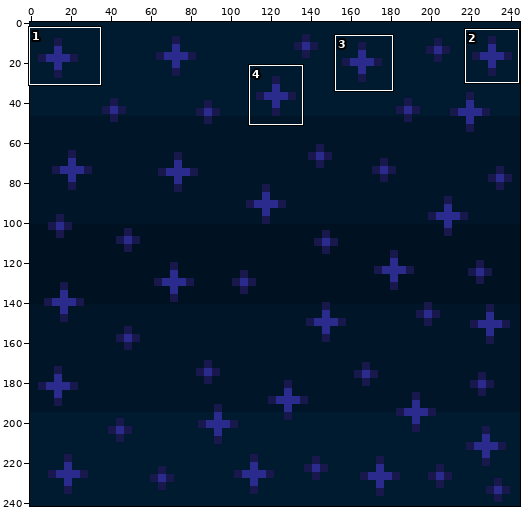
Edited in one commit: pixel-art file (images/site/website-backgroundoverlay.aseprite). The first picture is a wide view before the edit; the outline marks the close-up.
Close-up. First the earlier version:
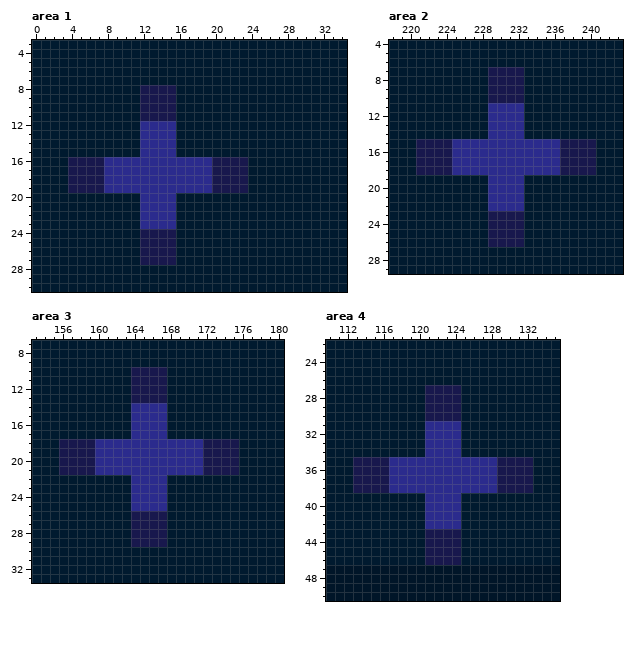
245x242 pixels, 1 frame. Colours within 5 levels of each other are drawn and written as one. Shown: area 1: x 0..34, y 3..30; area 2: x 218..243, y 4..29; area 3: x 153..180, y 7..33; area 4: x 110..135, y 22..50. The commit also changed other parts of the picture, which this record leaves out.
The result:
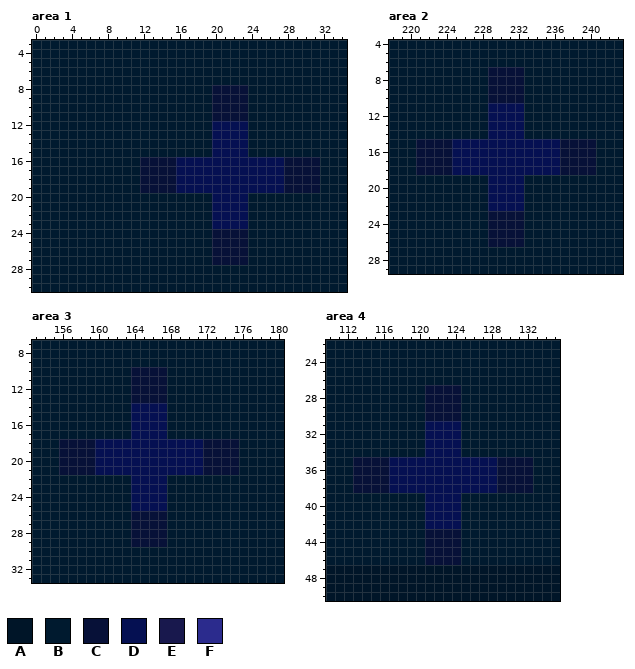
Palette (. is transparent): A #001528  B #001a2f  C #071138  D #051052  E #18184d  F #2b2b8d
Diff:
layer "Layer 6" opacity 100% -> 59%
layer "Layer 6" blend normal -> colour
Area 1:
The author changed colour E to colour B in rows 8 to 11 at x 12 to 15; in rows 16 to 19 at x 4 to 7; in rows 24 to 27 at x 12 to 15.
The author changed colour F to colour B in rows 12 to 15 at x 12 to 15; in rows 16 to 19 at x 8 to 11; in rows 20 to 23 at x 12 to 15.
The author changed colour B to colour C in rows 8 to 11 at x 20 to 23; in rows 16 to 19 at x 28 to 31; in rows 24 to 27 at x 20 to 23.
The author changed colour F to colour C in rows 16 to 19 at x 12 to 15.
The author changed colour B to colour D in rows 12 to 15 at x 20 to 23; in rows 16 to 19 at x 24 to 27; in rows 20 to 23 at x 20 to 23.
The author changed colour E to colour D in rows 16 to 19 at x 20 to 23.
The author changed colour F to colour D in rows 16 to 19 at x 16 to 19.
Area 2:
The author changed colour E to colour C in rows 7 to 10 at x 229 to 232; in rows 15 to 18 at x 221 to 224 and 237 to 240; in rows 23 to 26 at x 229 to 232.
The author changed colour F to colour D in rows 11 to 14 at x 229 to 232; in rows 15 to 18 at x 225 to 236; in rows 19 to 22 at x 229 to 232.
Area 3:
The author changed colour E to colour C in rows 10 to 13 at x 164 to 167; in rows 18 to 21 at x 156 to 159 and 172 to 175; in rows 26 to 29 at x 164 to 167.
The author changed colour F to colour D in rows 14 to 17 at x 164 to 167; in rows 18 to 21 at x 160 to 171; in rows 22 to 25 at x 164 to 167.
Area 4:
The author changed colour E to colour C in rows 27 to 30 at x 121 to 124; in rows 35 to 38 at x 113 to 116 and 129 to 132; in rows 43 to 46 at x 121 to 124.
The author changed colour F to colour D in rows 31 to 34 at x 121 to 124; in rows 35 to 38 at x 117 to 128; in rows 39 to 42 at x 121 to 124.
